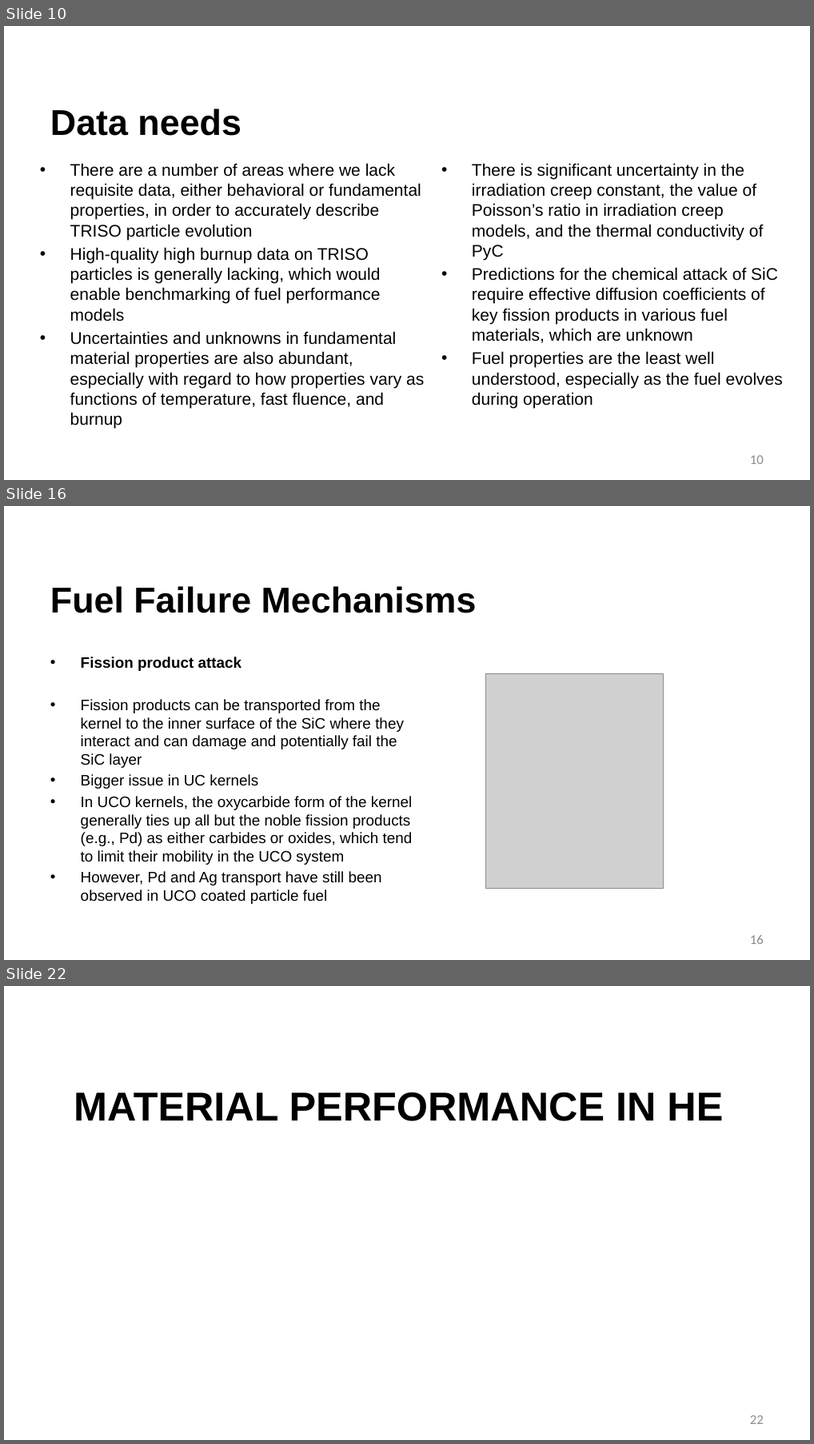
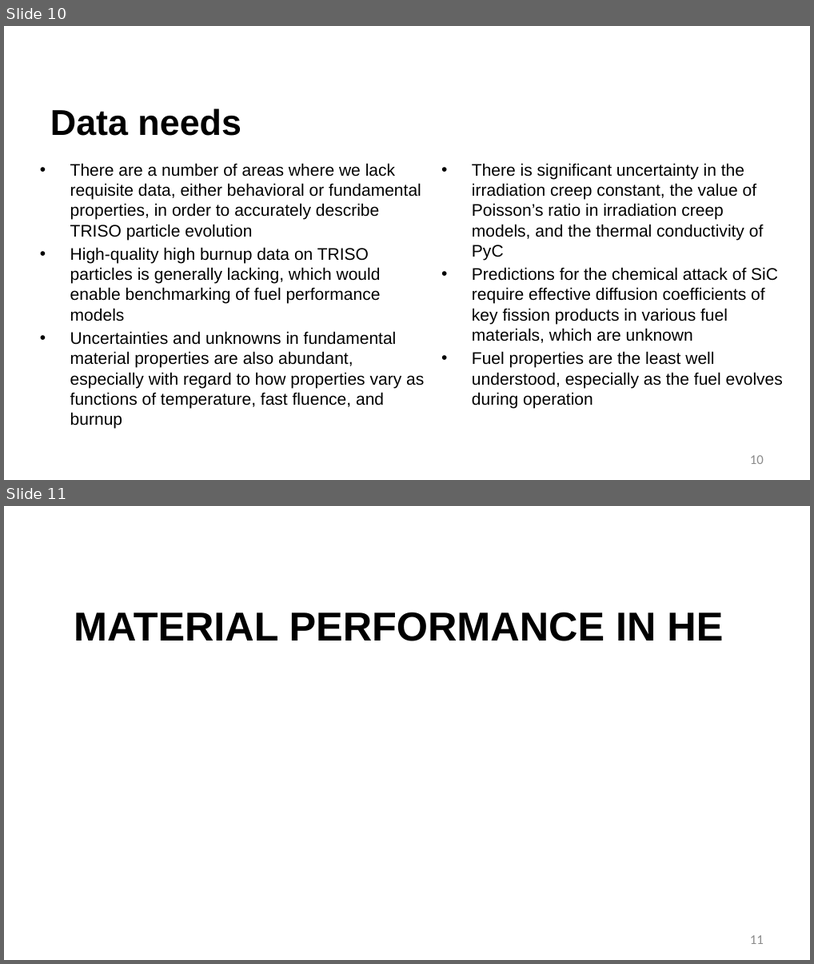
Before and after one commit to benbeeler/TEACHING, a slide deck: Advanced Reactor Materials/Fall2026/Lec6_TRISO.pptx. Shown one above the other, each under a label of ours: slides 10, 16 and 22 before the commit, slides 10 and 11 after it; the slides between them are not shown. The pictures are 814x1444 and 814x964 pixels, drawn with LibreOffice and Linux fonts; fonts in the diff are those of the drawing; grey boxes stand for pictures; background and template pictures are left out. Boxes give left, top, right and bottom in pixels: in the first picture for what was removed or moved away, otherwise in the second. Text is boxed around its words. In the diff, an @@ line names an element or a change of style, - is before the commit and + after.

```diff
--- a/Advanced Reactor Materials/Fall2026/Lec6_TRISO.pptx
+++ b/Advanced Reactor Materials/Fall2026/Lec6_TRISO.pptx
@@ slide 16 removed at (x1=4, y1=506, x2=810, y2=960), background #FFFFFF @@
@@ title removed at (x1=50, y1=586, x2=477, y2=613) @@
-Fuel Failure Mechanisms
@@ text removed at (x1=81, y1=656, x2=413, y2=904) @@
-• Fission product attack
-• Fission products can be transported from the kernel to the inner surface of the SiC where they interact and can damage and potentially fail the SiC layer
-• Bigger issue in UC kernels
-• In UCO kernels, the oxycarbide form of the kernel generally ties up all but the noble fission products (e.g., Pd) as either carbides or oxides, which tend to limit their mobility in the UCO system
-• However, Pd and Ag transport have still been observed in UCO coated particle fuel
@@ picture removed at (x1=486, y1=673, x2=663, y2=888) @@
@@ page number removed at (x1=750, y1=935, x2=764, y2=944) @@
-16
@@ what was slide 22 is now slide 11 @@
@@ page number at (x1=750, y1=935, x2=764, y2=944): text changed @@
-22
+11
```
Also in this commit, not shown: 2 slides changed, 13 slides added, 10 other slides removed, 4 other files.
